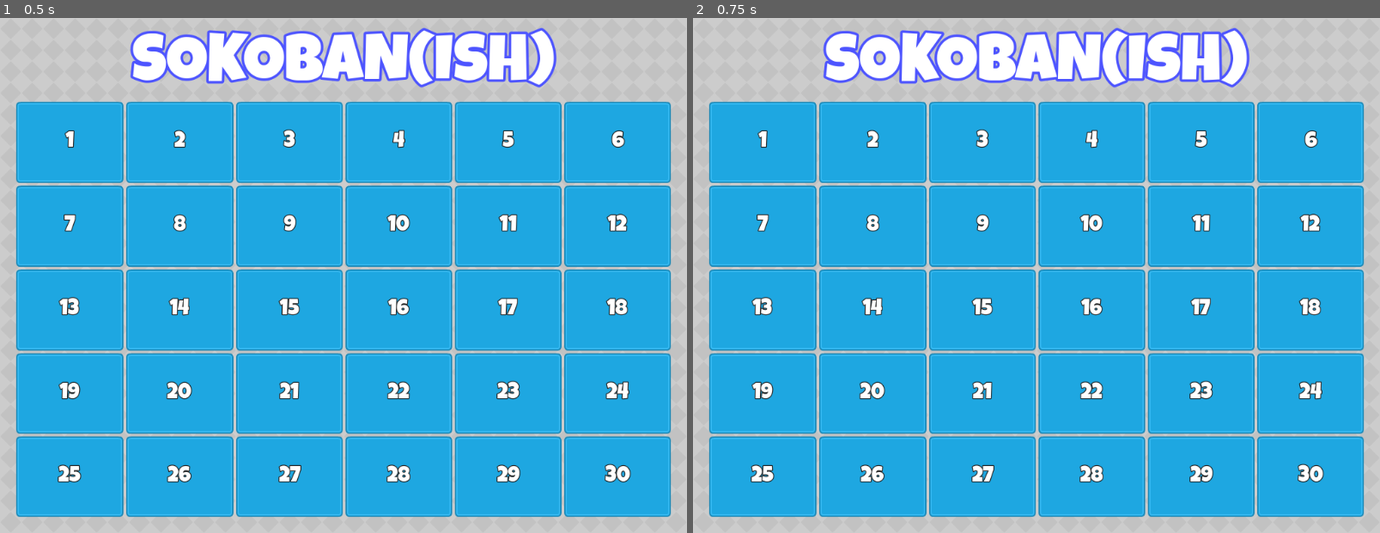
Above: before the commit, frames 1-2 (left to right).
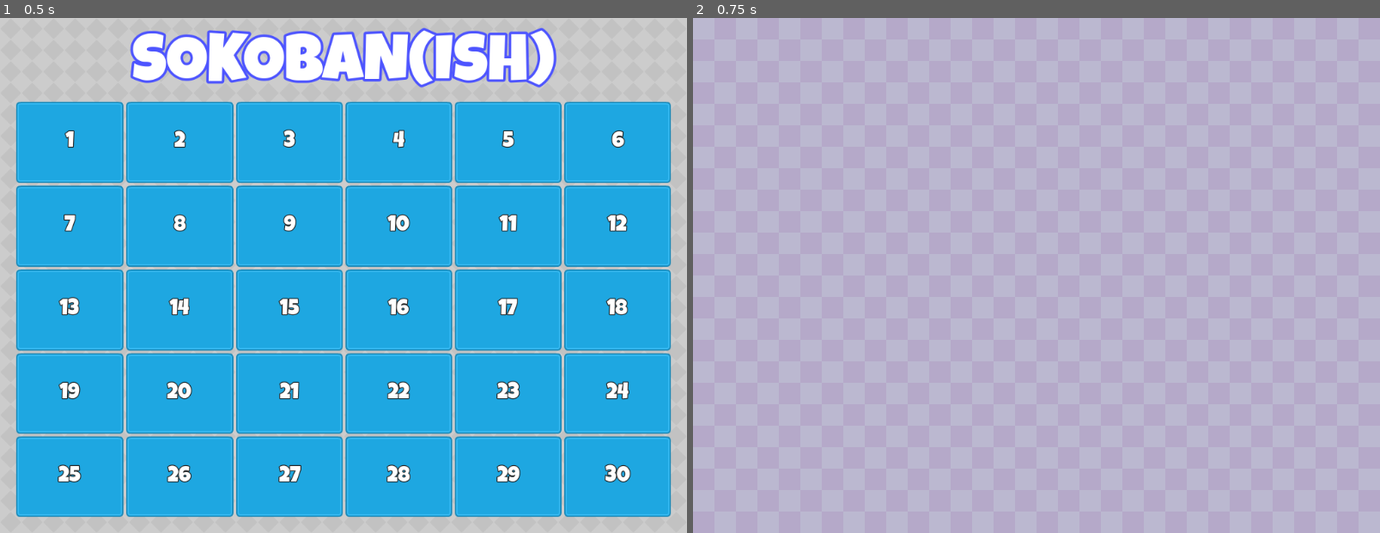
Above: after the commit, the same moments.

Repository: Babrakov/sokoban
Game: Godot game, scene res://Scenes/main/main.tscn
The game is run twice, just before and just after one commit, with the same random seed, the same clock (stepped at 60 frames per second) and the same inputs.
Inputs (mouse positions are in pixels of both pictures, inside the frame that each line leads up to):
- Up to frame 1 (0.5 s): no input
- Up to frame 2 (0.75 s): tap Enter at 0.5 s; move the mouse to (1187, 249) at 0.52 s; press the mouse at (1187, 249) at 0.53 s

Frame 1 is identical in both runs. In frame 2, 89% of the frame differs, in the area x 0-100%, y 0-100%.

Commit message:
Scene Navigation

Diff:
--- a/Globals/GameManger.gd
+++ b/Globals/GameManger.gd
@@ -1,11 +1,16 @@
 extends Node
 
+const LEVEL = preload("res://Scenes/level/level.tscn")
+const MAIN = preload("res://Scenes/main/main.tscn")
 
-# Called when the node enters the scene tree for the first time.
-func _ready() -> void:
-	pass # Replace with function body.
+var _level_selected: String = "1"
 
+func get_level_selected() -> String:
+	return _level_selected
 
-# Called every frame. 'delta' is the elapsed time since the previous frame.
-func _process(delta: float) -> void:
-	pass
+func load_level_scene(ln: String) -> void:
+	_level_selected = ln
+	get_tree().change_scene_to_packed(LEVEL)
+
+func load_main_scene() -> void:
+	get_tree().change_scene_to_packed(MAIN)
--- /dev/null
+++ b/Scenes/level/level.gd
@@ -0,0 +1,11 @@
+extends Node2D
+
+func _unhandled_input(event: InputEvent) -> void:
+	if event.is_action_pressed("exit"):
+		GameManger.load_main_scene()
+	if event.is_action_pressed("reload"):
+		get_tree().reload_current_scene()
+
+
+func _ready() -> void:
+	print("Level Loaded: ", GameManger.get_level_selected())
--- a/Scenes/level/level.tscn
+++ b/Scenes/level/level.tscn
@@ -1,8 +1,10 @@
-[gd_scene load_steps=2 format=3 uid="uid://dsntpwfkmw44n"]
+[gd_scene load_steps=3 format=3 uid="uid://dsntpwfkmw44n"]
 
+[ext_resource type="Script" path="res://Scenes/level/level.gd" id="1_e86sw"]
 [ext_resource type="Texture2D" uid="uid://cpb7vbcgsis1l" path="res://assets/Purple.png" id="1_rryxc"]
 
 [node name="Level" type="Node2D"]
+script = ExtResource("1_e86sw")
 
 [node name="CanvasLayer" type="CanvasLayer" parent="."]
 layer = -1
--- a/Scenes/level_button/level_button.gd
+++ b/Scenes/level_button/level_button.gd
@@ -12,3 +12,8 @@
 
 func setup(ln: String) -> void:
 	_level_number = ln
+
+
+func _on_gui_input(event: InputEvent) -> void:
+	if (event.is_action_pressed("select")):
+		GameManger.load_level_scene(_level_number)
--- a/Scenes/level_button/level_button.tscn
+++ b/Scenes/level_button/level_button.tscn
@@ -17,6 +17,7 @@
 offset_bottom = 40.0
 size_flags_horizontal = 3
 size_flags_vertical = 3
+mouse_filter = 0
 texture = ExtResource("1_emb1w")
 patch_margin_left = 8
 patch_margin_top = 8
@@ -50,3 +51,5 @@
 offset_right = 23.0
 offset_bottom = 22.0
 texture = ExtResource("3_pwdgj")
+
+[connection signal="gui_input" from="." to="." method="_on_gui_input"]
--- a/project.godot
+++ b/project.godot
@@ -26,6 +26,24 @@
 window/size/viewport_height=768
 window/stretch/mode="viewport"
 
+[input]
+
+exit={
+"deadzone": 0.5,
+"events": [Object(InputEventKey,"resource_local_to_scene":false,"resource_name":"","device":-1,"window_id":0,"alt_pressed":false,"shift_pressed":false,"ctrl_pressed":false,"meta_pressed":false,"pressed":false,"keycode":0,"physical_keycode":4194305,"key_label":0,"unicode":0,"location":0,"echo":false,"script":null)
+]
+}
+reload={
+"deadzone": 0.5,
+"events": [Object(InputEventKey,"resource_local_to_scene":false,"resource_name":"","device":-1,"window_id":0,"alt_pressed":false,"shift_pressed":false,"ctrl_pressed":false,"meta_pressed":false,"pressed":false,"keycode":0,"physical_keycode":82,"key_label":0,"unicode":114,"location":0,"echo":false,"script":null)
+]
+}
+select={
+"deadzone": 0.5,
+"events": [Object(InputEventMouseButton,"resource_local_to_scene":false,"resource_name":"","device":-1,"window_id":0,"alt_pressed":false,"shift_pressed":false,"ctrl_pressed":false,"meta_pressed":false,"button_mask":1,"position":Vector2(201, 15),"global_position":Vector2(210, 61),"factor":1.0,"button_index":1,"canceled":false,"pressed":true,"double_click":false,"script":null)
+]
+}
+
 [rendering]
 
 renderer/rendering_method="mobile"
